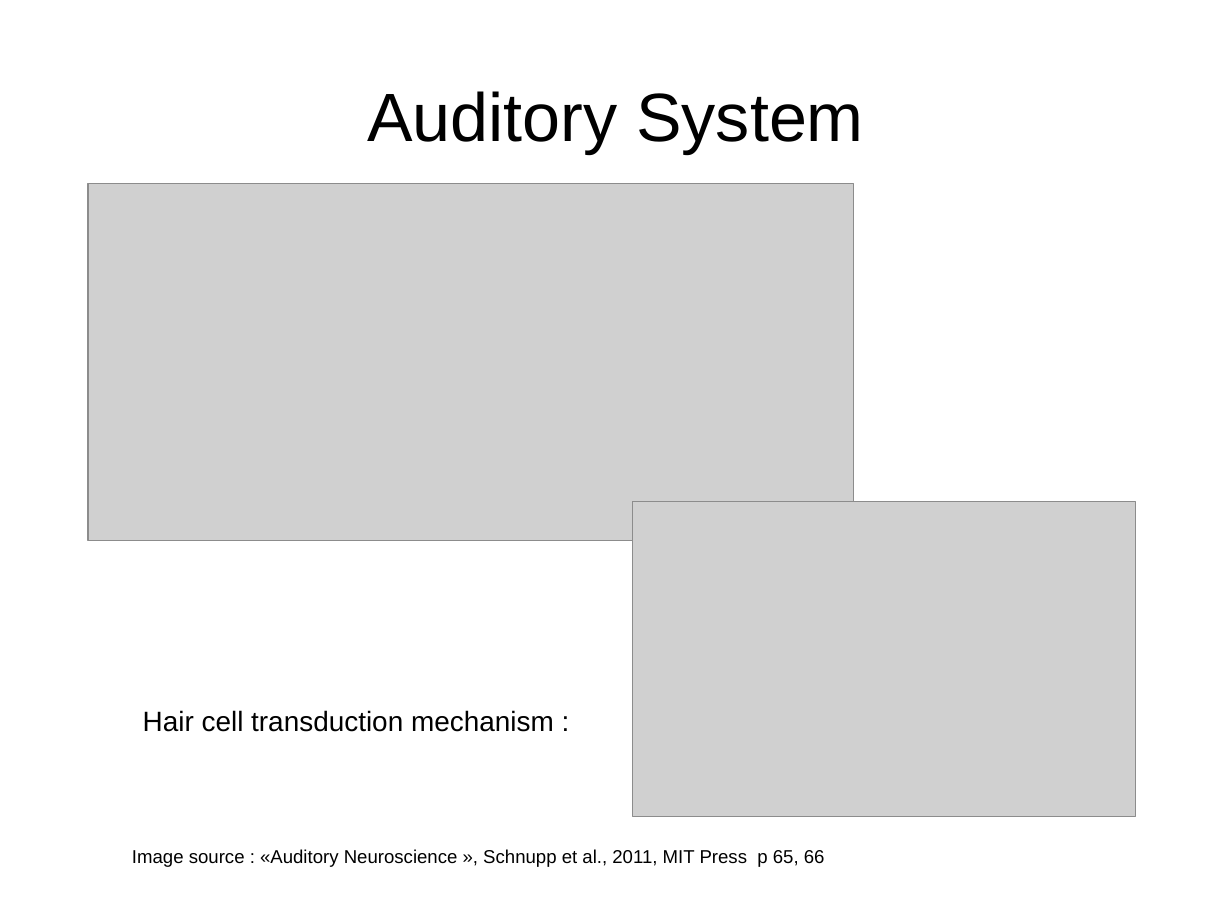
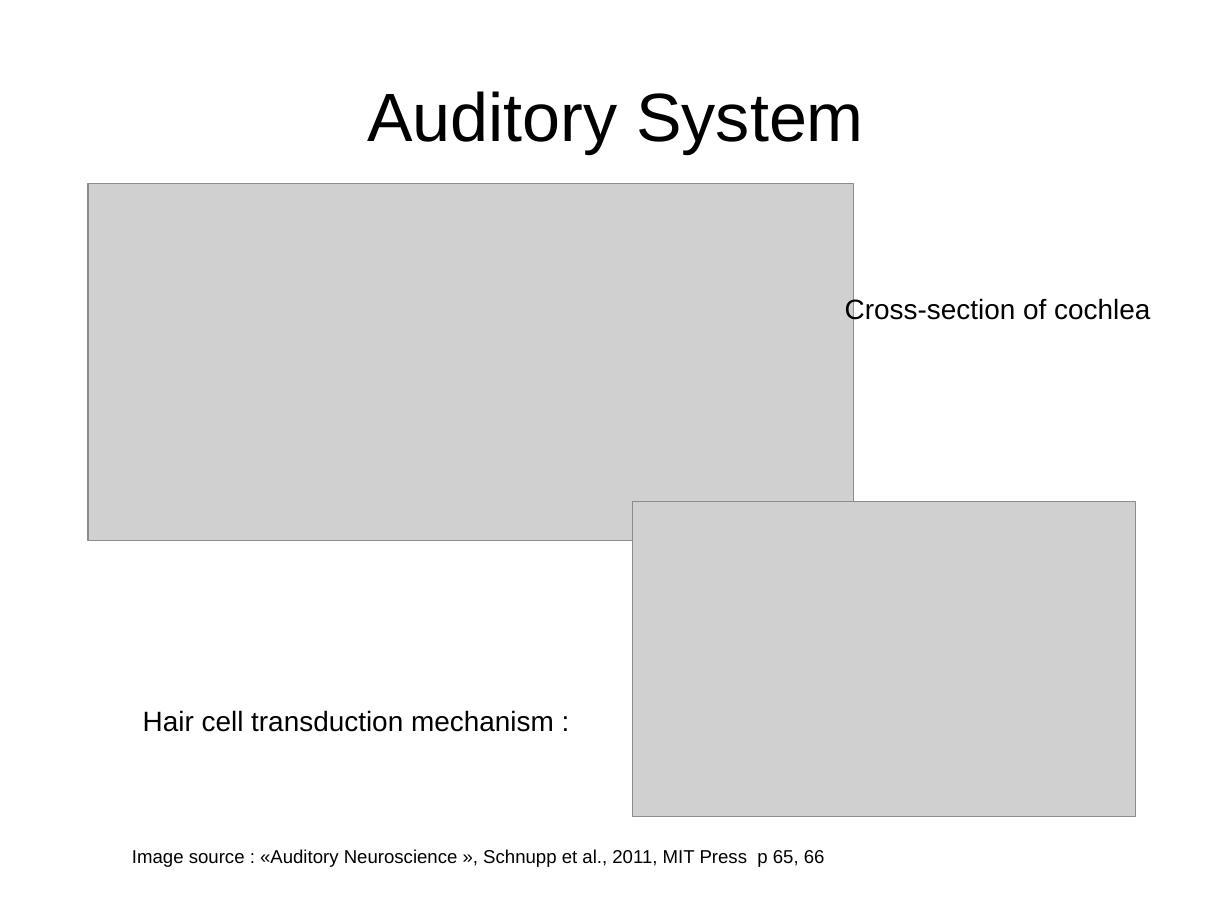
Before and after one commit to MaelleC/auditory-things, a slide deck: slide 5 of presentation/pres1.odp. Drawn at 1232x924 pixels with LibreOffice and Linux fonts; fonts in the diff are those of the drawing; grey boxes stand for pictures. Boxes give left, top, right and bottom in pixels: in the first picture for what was removed or moved away, otherwise in the second. Text is boxed around its words. In the diff, an @@ line names an element or a change of style, - is before the commit and + after.

```diff
--- a/presentation/pres1.odp
+++ b/presentation/pres1.odp
@@ text added at (845, 297, 1150, 324), 18 pt, text #000000 @@
+Cross-section of cochlea
```
Also in this commit, not shown: 9 other slides changed, 1 slide removed, 8 other files.
